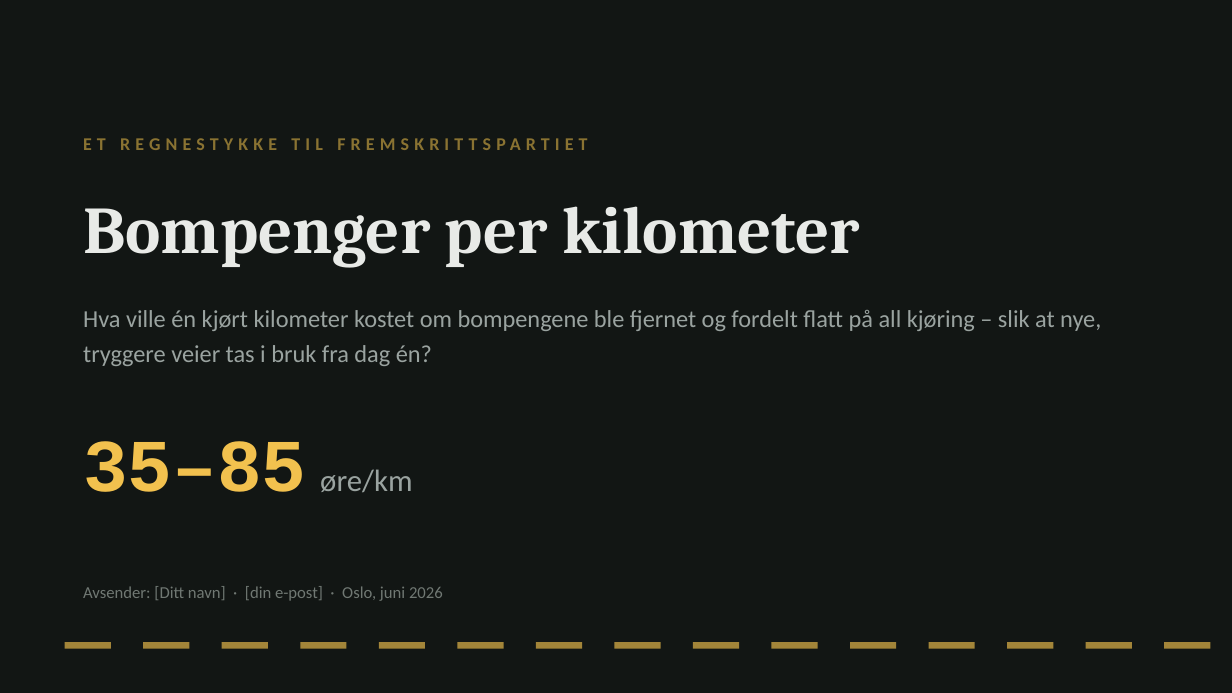
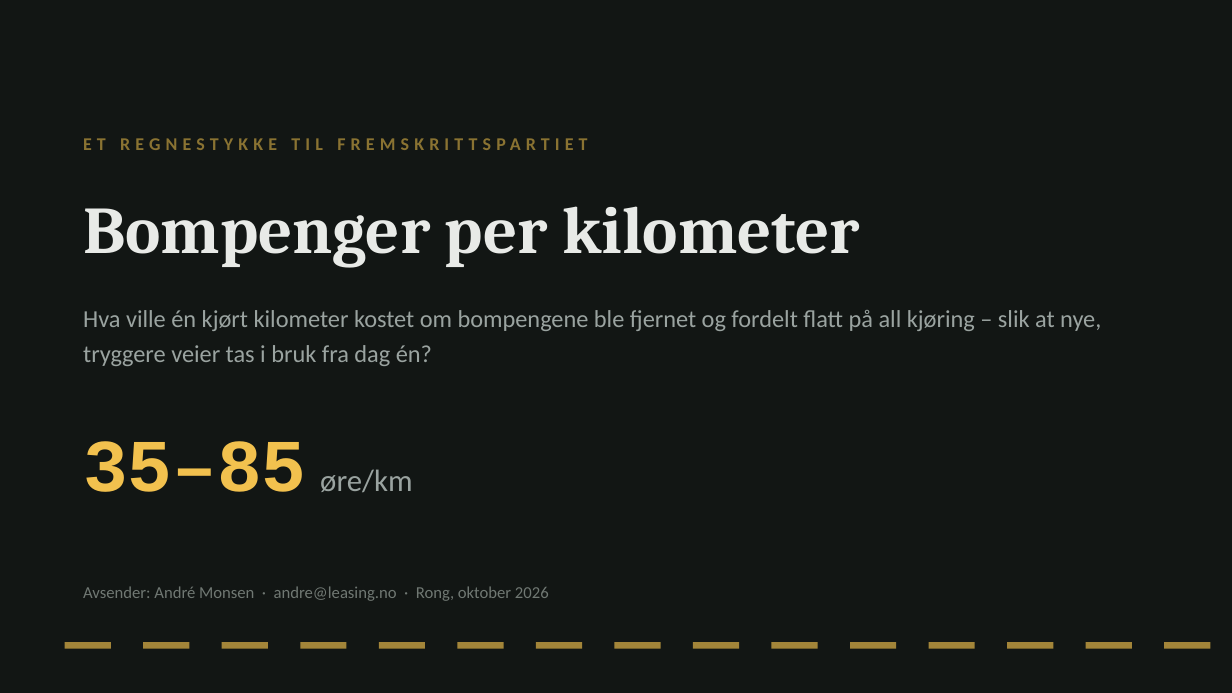
Before and after one commit to andremon/veiprising-web, a slide deck: slide 1 of public/filer/01-Bompenger-per-kilometer.pptx. Drawn at 1232x693 pixels with LibreOffice and Linux fonts; fonts in the diff are those of the drawing. Boxes give left, top, right and bottom in pixels: in the first picture for what was removed or moved away, otherwise in the second. Text is boxed around its words. In the diff, an @@ line names an element or a change of style, - is before the commit and + after.

```diff
--- a/public/filer/01-Bompenger-per-kilometer.pptx
+++ b/public/filer/01-Bompenger-per-kilometer.pptx
@@ text at [83, 586, 549, 601]: text changed @@
-Avsender: [Ditt navn] · [din e-post] · Oslo, juni 2026
+Avsender: André Monsen · andre@leasing.no · Rong, oktober 2026
```
Also in this commit, not shown: 1 other slide changed, 6 other files.
